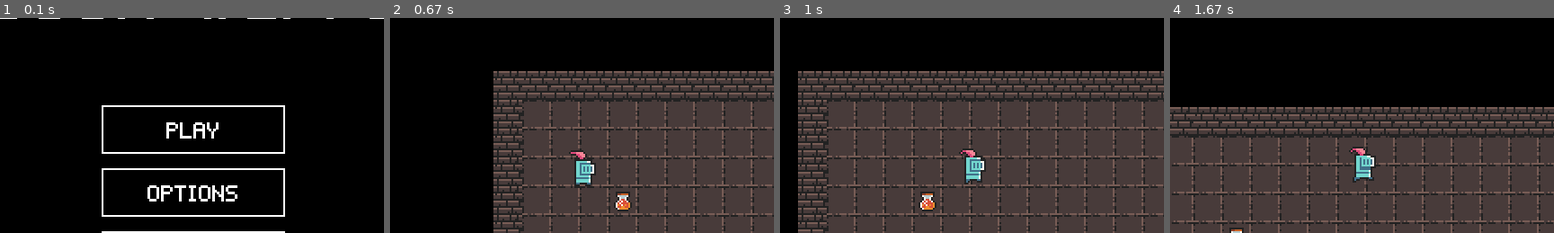
Above: before the commit, frames 1-4 (left to right).
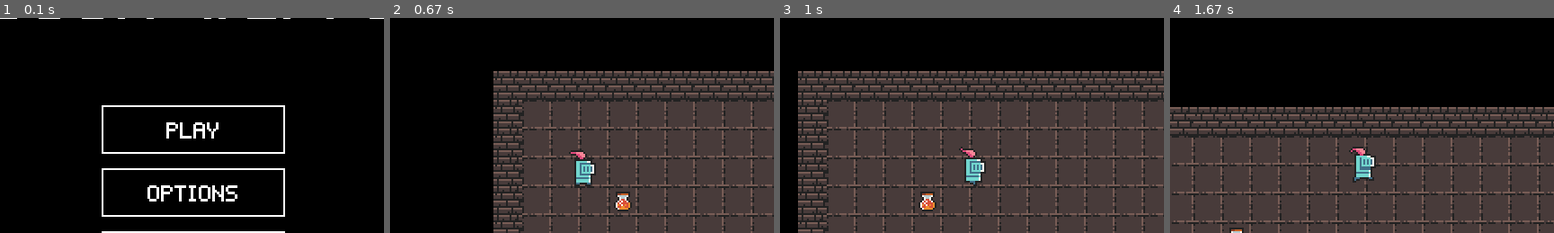
Above: after the commit, the same moments.

Repository: Luc4sKr/Programacao-II
Game: pygame game, started from pygame/006-level/main.py
Same seed, same stepped clock (60 frames per second), same inputs: the game is played once before the commit and once after it.
Inputs (mouse positions are % of the whole screen's width and height, from its top left):
- Up to frame 1 (0.1 s): no input
- Up to frame 2 (0.67 s): press the mouse at (50, 43) at 0.37 s; move the mouse to (51, 61) at 0.47 s; release the mouse at (53, 80) at 0.6 s
- Up to frame 3 (1 s): hold D from 0.67 s (still down); move the mouse to (60, 57) at 0.7 s
- Up to frame 4 (1.67 s): release D at 1.13 s; hold W 1.17-1.47 s; hold D from 1.5 s (still down)
The pictures show only the part of the screen within x 25-75%, y 17-67%; the shares and areas given below are measured in that part.

Frames 1-2 are identical in both runs. In frame 3, 0.4% of the frame differs, in the area x 46-54%, y 59-79%; in frame 4, nothing differs.

Commit message:
pygame | level

Diff:
--- a/pygame/006-level/src/game.py
+++ b/pygame/006-level/src/game.py
@@ -24,10 +24,10 @@
         self.main_menu.run()
 
 
-    def new_game(self):
+    def new_game(self, map):
         self.game_over = False
         self.object_handler = ObjectHandler()
-        self.map = Map(self.object_handler, 1)
+        self.map = Map(self.object_handler, map)
 
         self.run()
 
--- a/pygame/006-level/src/menu.py
+++ b/pygame/006-level/src/menu.py
@@ -20,11 +20,11 @@
             self.draw()
             self.update()
 
+    def update(self):
+        pygame.display.flip()
+
     def draw(self):
         self.game.screen.fill(BLACK)
-
-    def update(self):
-        pygame.display.flip()
 
     def check_events(self):
         for event in pygame.event.get():
@@ -40,10 +40,19 @@
     def __init__(self, game) -> None:
         super().__init__(game)
 
+        # menus dependentes
+        self.select_map_menu = SelectMapMenu(self.game)
+
         self.play_btn = Button("PLAY", HALF_WIDTH - 100, PLAY_BTN_TOP, 200, 50, callback_function=self.play)
         self.options_btn = Button("OPTIONS", HALF_WIDTH - 100, OPTIONS_BTN_TOP, 200, 50)
         self.exit_btn = Button("EXIT", HALF_WIDTH - 100, EXIT_BTN_TOP, 200, 50, callback_function=self.exit)
 
+    def update(self):
+        super().update()
+
+        self.play_btn.update()
+        self.options_btn.update()
+        self.exit_btn.update()
 
     def draw(self):
         super().draw()
@@ -54,23 +63,14 @@
         self.options_btn.draw(self.game.screen)
         self.exit_btn.draw(self.game.screen)
 
-    def update(self):
-        super().update()
-
-        self.play_btn.update()
-        self.options_btn.update()
-        self.exit_btn.update()
-
     def menu_events(self, event):
         if event.type == pygame.KEYDOWN:
             if event.key == pygame.K_SPACE:
                 self.show = False
                 self.game.new_game()
 
-
     def play(self):
-        self.game.new_game()
-
+        self.select_map_menu.run()
 
     def options(self):
         pass
@@ -80,3 +80,42 @@
         self.game.game_over = True
         pygame.quit()
         sys.exit()
+
+
+class SelectMapMenu(Menu):
+    def __init__(self, game) -> None:
+        super().__init__(game)
+
+        self.selected_map = None
+
+        self.map_1_btn = Button("MAP 1", HALF_WIDTH - 100, 200, 200, 50, callback_function=self.select_map_1)
+        self.map_2_btn = Button("MAP 2", HALF_WIDTH - 100, 260, 200, 50, callback_function=self.select_map_2)
+
+    def menu_events(self, event):
+        pass
+
+    def update(self):
+        super().update()
+
+        self.map_1_btn.update()
+        self.map_2_btn.update()
+
+    def draw(self):
+        super().draw()
+
+        draw_text(self.game.screen, "Select Map", TITLE_FONT, WHITE, HALF_WIDTH, 50)
+
+        self.map_1_btn.draw(self.game.screen)
+        self.map_2_btn.draw(self.game.screen)
+
+    def select_map_1(self):
+        self.selected_map = 1
+        self.run_game()
+
+    def select_map_2(self):
+        self.selected_map = 2
+        self.run_game()
+
+    def run_game(self):
+        self.show_menu = False
+        self.game.new_game(self.selected_map)
--- a/pygame/006-level/src/ui/button.py
+++ b/pygame/006-level/src/ui/button.py
@@ -26,30 +26,27 @@
 
         self.callback_function = callback_function
 
-
     def draw(self, screen):
         pygame.draw.rect(screen, self.border_color, self.button_border)
         pygame.draw.rect(screen, self.button_color, self.button)
 
         draw_text(screen, self.text, self.font_size, self.font_color, self.left + (self.width / 2), self.top + (self.height / 2))
 
-
     def update(self):
         self.mouse_pos = pygame.mouse.get_pos()
+
         self.click = pygame.mouse.get_pressed()[0]
 
         self.check_hover()
         self.check_click()
 
-
     def check_click(self):
-        if self.check_hover() and self.click and not self.pressed:
+        if self.check_hover() and self.click:
             if self.callback_function:
                 self.callback_function()
             self.pressed = True
-
+        self.click = False
         self.pressed = False
-
 
     def check_hover(self):
         if self.button.collidepoint(self.mouse_pos):
